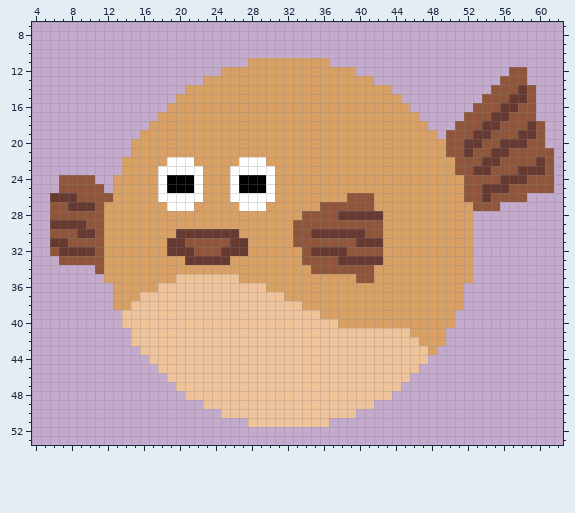
One commit to this pixel-art sprite: Assets/Sprites/ball_sprite.png. The picture above was drawn from the file before the commit.
The file is 64x64 pixels. Shown: x 4..62, y 7..53.
Once edited:
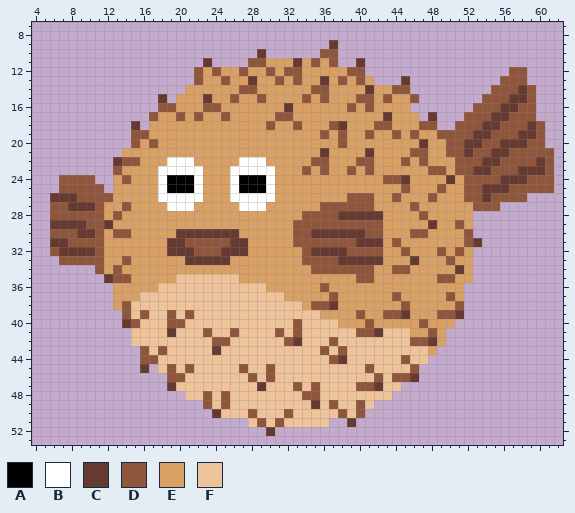
Palette (. is transparent): A #000000  B #ffffff  C #663931  D #8f563b  E #d9a066  F #eec39a
From the commit log: Now fish has thorns
Changes in this commit:
Changed rows in their new state; - is an unchanged pixel.
first column x 12:
 9 -------------------------C----------------
10 -----------------C------DD----------------
11 -----------C----DD---C-D-D--C-------------
12 ----------DED--D--D-DD-----DD-------------
13 ----------D--D--C--D-D--C-D-D----C--------
14 ---------------DD------DD----C--DD--------
15 ------C----C--D--D----D-D---DD-D-ED-------
16 ------DD---DD-------C------D-D------------
17 -----D--D-D--D-----DD----------C----C-----
18 ---C--------------D--D---DC---DD---DD-----
19 ---DD-------------------D-D--D--D-D--D----
20 ---D-D--------------------D--------C------
21 --E---------------------C----C----DD------
22 -CDD-------------------DD---DD---D-D------
23 -D--------------------D-D--D-D------DD----
24 --D----------------------------DDC----C---
25 ---------------------------------D---D----
26 --------------------------------D---D-----
27 --D-------------------------------D-------
28 -D---------------------------------D------
29 C-----------------------------------C--D--
30 -DD-------------------------------DD----D-
31 --------------------------------D-------DC
32 ---------------------------------D---D-D--
33 --D-------------------------------C---D---
34 -D------------------------------DD-----C--
35 CDD----------------------------------DD---
36 ------------------------D-----------------
37 -------------------------D------D-----D---
38 --D--------------------DDC-------D-----D--
39 --D-D--D-D------------------D--DDC---DDC--
40 --CD---DD------------D-------D-----D------
41 -------C---D--D----D-D------DDC-----D-----
42 ------------DD------DC---D--------DDC-----
43 ----D-D-----C-----------D-D---------------
44 ----DD-------------------DC------D--------
45 ----C--D-D-----D--D----------D----D-------
46 -------DD-------D-D-----------D-DDC-------
47 -------C---------C---D-D----DDC-----------
48 -----------D-D--------DD------------------
49 -----------D-D---------C-D--D-------------
50 ------------C---D---D-----D-D-------------
51 -----------------D-D-------C--------------
52 ------------------C-----------------------
Changed places in both pictures, as pixel boxes (x1, y1, x2, y2):
changed: (104, 40, 482, 436)
